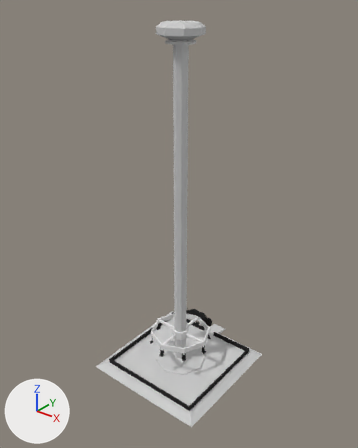
The Blender file bjm-game/Assets/Models/freefall.blend, before and after one commit.
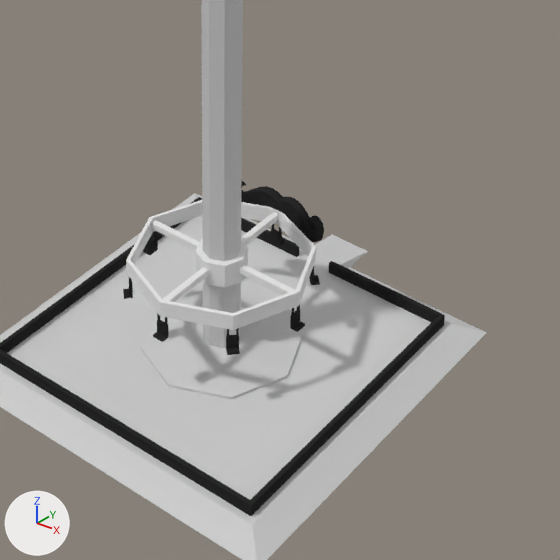
There are two pictures of each version: one whole from a camera (50 mm lens) standing at (8.65, -10.89, 12.14) and looking at (-0.07, 0.01, 5.39), one close up on the part from 31% to 80% of the width and 56% to 95% of the height. Lighting does not change. The marker at lower left points along +X, +Y and +Z.

Script lines for the objects in view, before the commit:
```python
me_cube = bpy.data.meshes.new('Cube')
me_cube.from_pydata(...)  # 50 vertices, 49 faces; spans x -2.13..2.13, y -2.13..2.51, z -0.01..0.28
# faces by material slot: [26, 23]
me_cube.materials.append(mat_freefall_silver)  # light grey #cecece
me_cube.materials.append(mat_freefall_black)  # black #292929
me_cylinder_001 = bpy.data.meshes.new('Cylinder.001')
me_cylinder_001.from_pydata(...)  # 72 vertices, 61 faces; spans x -1.02..1.02, y -1.02..1.02, z -0.15..0.14
me_cylinder_001.materials.append(mat_material)  # white #e7e7e7
me_cylinder_002 = bpy.data.meshes.new('Cylinder.002')
me_cylinder_002.from_pydata(...)  # 148 vertices, 154 faces; spans x -3.46..3.46, y -1.22..0.64, z -1.28..-0.1
me_cylinder_002.materials.append(mat_freefall_black)  # black #292929
ob_freefall_base = bpy.data.objects.new('Freefall_base', me_cube)
ob_freefall_base.location = (0.0, 0.0, 0.0)
ob_freefall_thing = bpy.data.objects.new('Freefall_thing', me_cylinder_001)
ob_freefall_thing.location = (0.0, 0.0, 1.26)
ob_mustache = bpy.data.objects.new('mustache', me_cylinder_002)
ob_mustache.parent = ob_freefall_thing
ob_mustache.matrix_parent_inverse = Matrix(((1.0, 0.0, 0.0, 0.0), (0.0, 1.0, 0.0, 0.0), (0.0, 0.0, 1.0, -1.26), (0.0, 0.0, 0.0, 1.0)))
ob_mustache.location = (0.0, 0.841, 1.414)
ob_mustache.rotation_euler = (1.571, 0.0, 0.0)  # degrees (90, 0, 0)
ob_mustache.scale = (0.199, 0.199, 0.199)
# also in view: 'Seats' at (0.0, 0.0, 1.03); 'Freefall_tower' at (0.0, 0.0, 5.6)
```
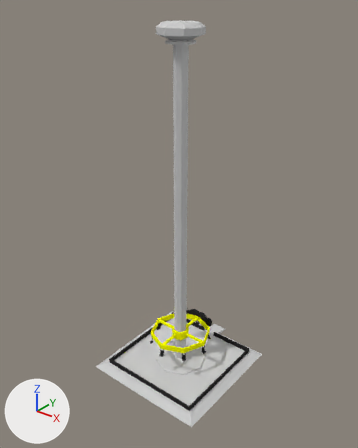
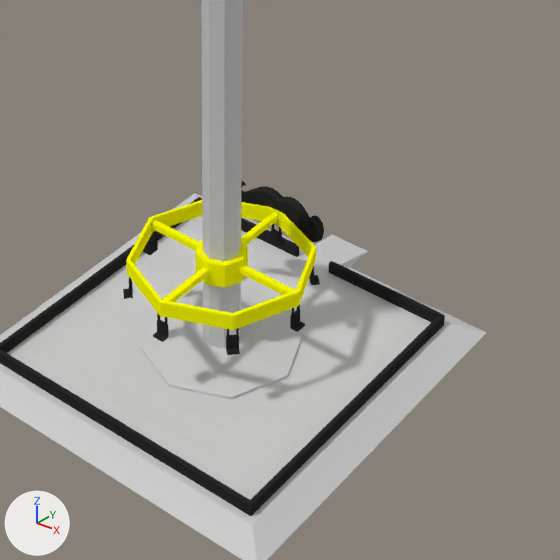
Location of each change, [x1, y1, x2, y2] in pixels of the close-ups (560 x 560 px):
```json
{"object": "Freefall_thing", "change": "recoloured", "before": [126, 200, 316, 330], "after": [126, 200, 316, 330], "on screen": "white to yellow"}
```

Edits to the scene script, one JSON object a line:
```json
{"op": "add", "block": "mat_freefall_yellow", "code": ["mat_freefall_yellow = diffuse_material('Freefall_yellow')", "mat_freefall_yellow.base_color = (0.997, 1.0, 0.0)  # yellow #ffff00"]}
{"block": "me_cylinder_001", "where": "me_cylinder_001.from_pydata(...)  # 72 vertices, 61 faces; spans x -1.02..1.02, y -1.02..1.02, z -0.15..0.14"}
{"op": "remove", "block": "me_cylinder_001", "code": "me_cylinder_001.materials.append(mat_material)  # white #e7e7e7"}
{"op": "add", "block": "me_cylinder_001", "code": "me_cylinder_001.materials.append(mat_freefall_yellow)  # yellow #ffff00"}
```
